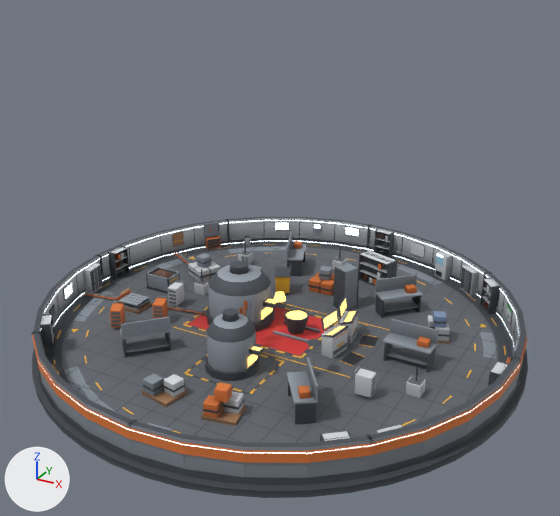
The glTF model assets/models/steel_mill_l_far.glb, before and after one commit.
Both versions are drawn from a 50 mm lens placed at (13.1, -23.9, 15.1), pointed at (0.4, -0.7, 3.5). Every picture has the same lights, and +X, +Y and +Z are marked at lower left. The first picture is the older version. Mesh edges are drawn as thin lines on the coarser meshes.

The first picture shows 'Base', 'Interior'.
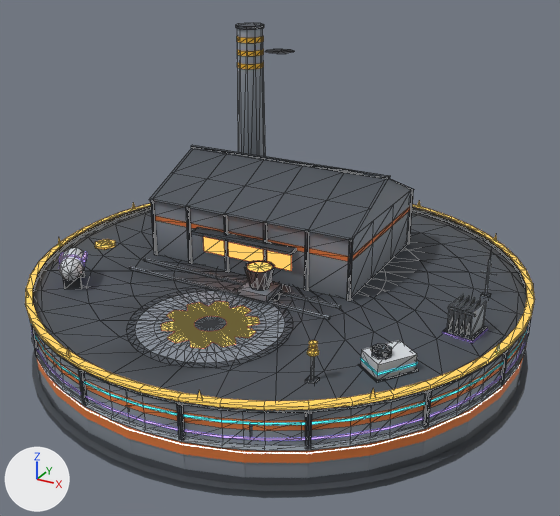
Changed parts and their boxes (x1, y1, x2, y2) in the pictures (560 x 516 px):
'Roof', added: after (31, 23, 531, 449)
    faces in mat_palette_001: (31, 23, 531, 449)
    faces in mat_neon_001: (161, 237, 291, 348)
'L5', added: after (25, 201, 535, 410)
    faces in mat_l5gold_001: (25, 201, 535, 410)
    faces in mat_palette_001: (305, 356, 320, 384)
'L4', added: after (32, 248, 525, 441)
    faces in mat_palette_001: (59, 248, 487, 342)
    faces in mat_l4band_001: (32, 252, 525, 441)
'L2', added: after (32, 249, 528, 451)
'L3', added: after (31, 324, 528, 425)
    faces in mat_palette_001: (358, 340, 419, 382)
    faces in mat_l3band_001: (31, 324, 528, 425)
'Base', unchanged, covered by the edit: before (32, 217, 528, 498); after (32, 348, 528, 498)
'Interior', unchanged, covered by the edit: before (53, 233, 506, 433)

Edits to the bpy script that builds the scene:
```text
Add mat_neon_001:
    mat_neon_001 = bpy.data.materials.new('Neon.001')
    # nodes: BsdfPrincipled, Mix, OutputMaterial, VertexColor
    # colours: orange #ff8c43, orange #e07a3a, mixed with the vertex colours
Add mat_l5gold_001:
    mat_l5gold_001 = bpy.data.materials.new('L5Gold.001')
    # nodes: BsdfPrincipled, Mix, OutputMaterial, VertexColor
    # colours: orange #cba650, orange #ffd166, mixed with the vertex colours
Add mat_l4band_001:
    mat_l4band_001 = bpy.data.materials.new('L4Band.001')
    # nodes: BsdfPrincipled, Mix, OutputMaterial, VertexColor
    # colours: purple #aa8eff, purple #a78bfa, mixed with the vertex colours
Add mat_l3band_001:
    mat_l3band_001 = bpy.data.materials.new('L3Band.001')
    # nodes: BsdfPrincipled, Mix, OutputMaterial, VertexColor
    # colours: cyan #3ee0ff, mixed with the vertex colours
Add me_roof:
    me_roof.from_pydata(...)  # 2485 vertices, 3462 faces; spans x -9.3..9.3, y -9.3..9.3, z 1.4..10.9
    # faces by material slot: [1036, 2426]
    me_roof.materials.append(mat_neon_001)
    me_roof.materials.append(mat_palette_001)
Add me_l5_001:
    me_l5_001.from_pydata(...)  # 296 vertices, 340 faces; spans x -9.4..9.4, y -9.4..9.4, z 2.5..3.9
    # faces by material slot: [322, 18]
    me_l5_001.materials.append(mat_l5gold_001)
    me_l5_001.materials.append(mat_palette_001)
Add me_l4_001:
    me_l4_001.from_pydata(...)  # 250 vertices, 285 faces; spans x -9.3..9.3, y -9.3..9.3, z 1.7..3.8
    # faces by material slot: [134, 151]
    me_l4_001.materials.append(mat_l4band_001)
    me_l4_001.materials.append(mat_palette_001)
Add me_l3_001:
    me_l3_001.from_pydata(...)  # 191 vertices, 196 faces; spans x -9.3..9.3, y -9.3..9.3, z 2.2..3.4
    # faces by material slot: [104, 92]
    me_l3_001.materials.append(mat_l3band_001)
    me_l3_001.materials.append(mat_palette_001)
Add me_l2_001:
    me_l2_001.from_pydata(...)  # 184 vertices, 230 faces; spans x -9.3..9.3, y -9.3..9.3, z 1.3..4.4
    me_l2_001.materials.append(mat_palette_001)
Add ob_roof:
    ob_roof = bpy.data.objects.new('Roof', me_roof)
    ob_roof.location = (0.0, 0.0, 0.0)
Add ob_l5:
    ob_l5 = bpy.data.objects.new('L5', me_l5_001)
    ob_l5.location = (0.0, 0.0, 0.0)
Add ob_l4:
    ob_l4 = bpy.data.objects.new('L4', me_l4_001)
    ob_l4.location = (0.0, 0.0, 0.0)
Add ob_l3:
    ob_l3 = bpy.data.objects.new('L3', me_l3_001)
    ob_l3.location = (0.0, 0.0, 0.0)
Add ob_l2:
    ob_l2 = bpy.data.objects.new('L2', me_l2_001)
    ob_l2.location = (0.0, 0.0, 0.0)
```
